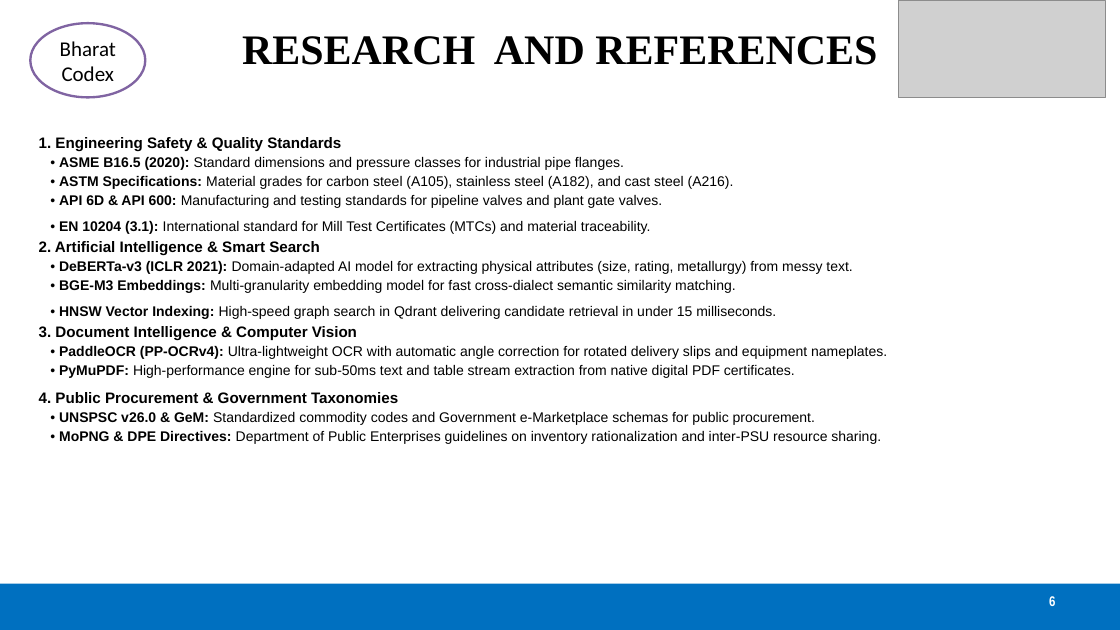
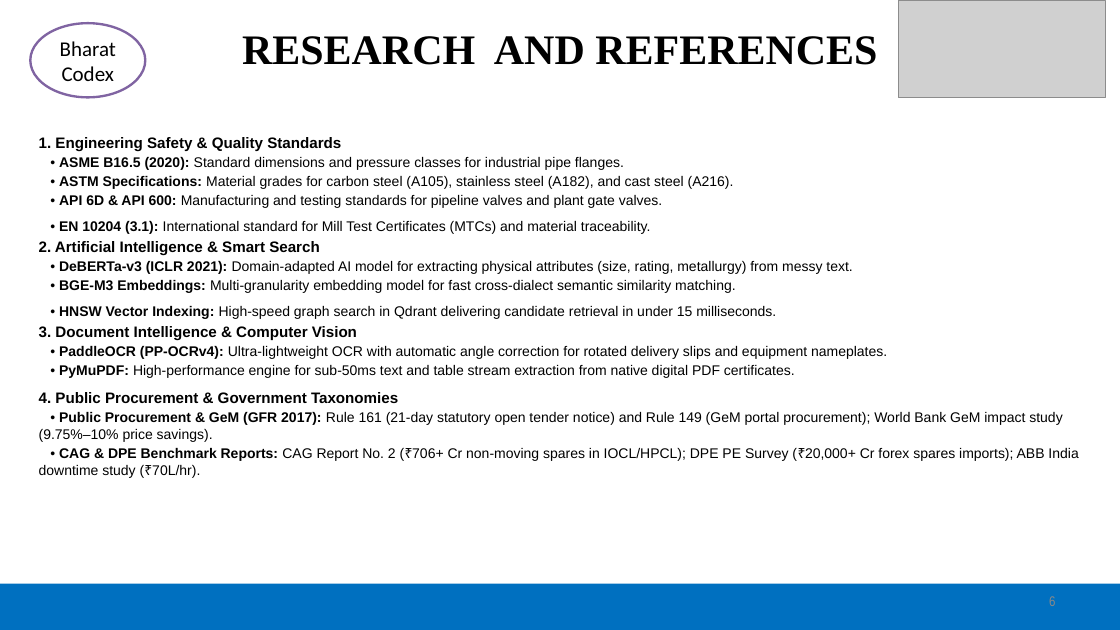
Before and after one commit to Gesicht436/Samanvay-AI, a slide deck: slide 6 of SIH_Presentation.pptx. Drawn at 1120x630 pixels with LibreOffice and Linux fonts; fonts in the diff are those of the drawing; grey boxes stand for pictures. Boxes give left, top, right and bottom in pixels: in the first picture for what was removed or moved away, otherwise in the second. Text is boxed around its words. In the diff, an @@ line names an element or a change of style, - is before the commit and + after.

```diff
--- a/SIH_Presentation.pptx
+++ b/SIH_Presentation.pptx
@@ text at (39, 412, 1078, 461): text changed @@
-• UNSPSC v26.0 & GeM: Standardized commodity codes and Government e-Marketplace schemas for public procurement.
-• MoPNG & DPE Directives: Department of Public Enterprises guidelines on inventory rationalization and inter-PSU resource sharing.
+• Public Procurement & GeM (GFR 2017): Rule 161 (21-day statutory open tender notice) and Rule 149 (GeM portal procurement); World Bank GeM impact study (9.75%–10% price savings).
+• CAG & DPE Benchmark Reports: CAG Report No. 2 (₹706+ Cr non-moving spares in IOCL/HPCL); DPE PE Survey (₹20,000+ Cr forex spares imports); ABB India downtime study (₹70L/hr).
@@ text "6" at (1049, 596, 1055, 606): text colour #FFFFFF to #898989, bold off @@
```
Also in this commit, not shown: 4 other slides changed, 44 other files.
